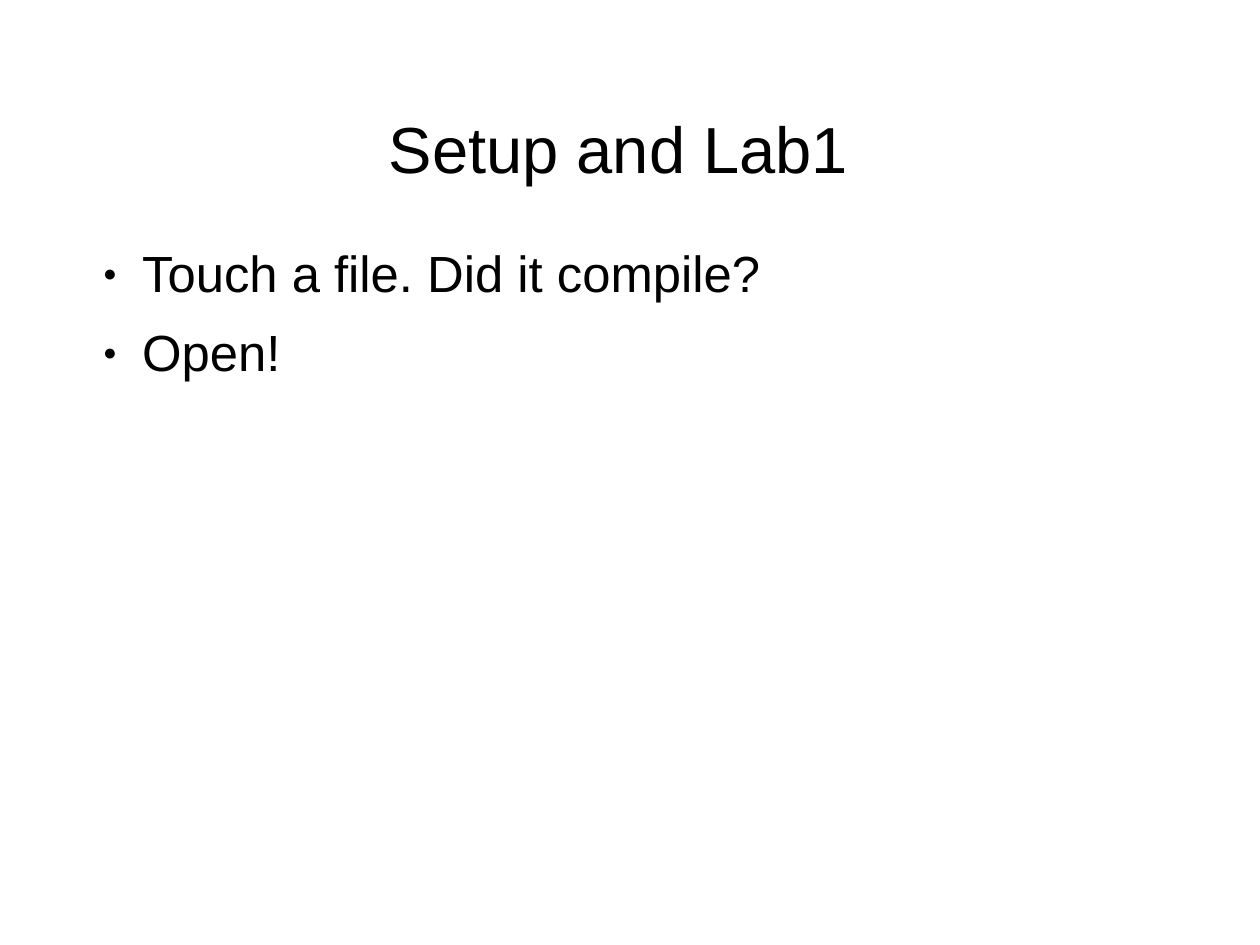
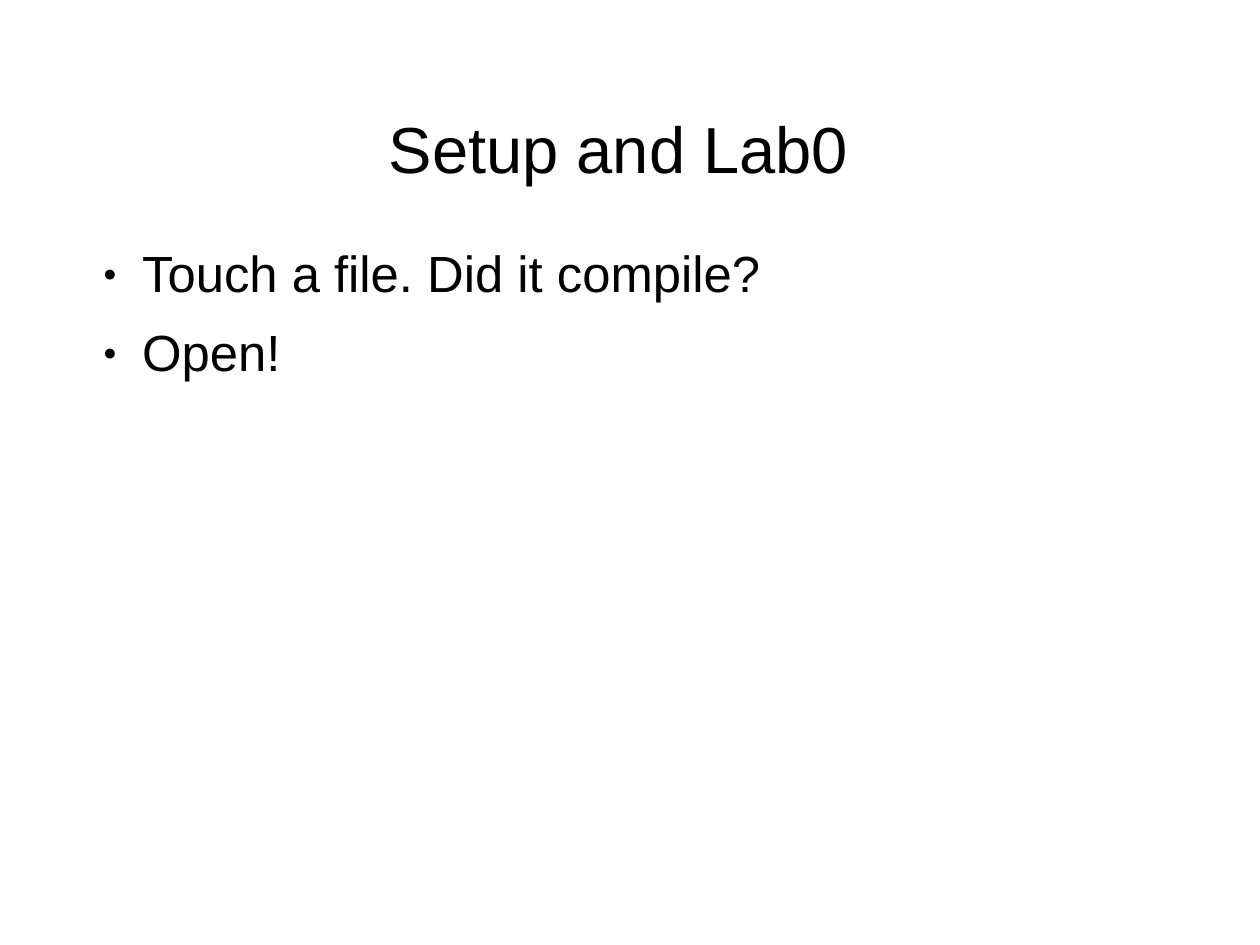
Before and after one commit to shawea/blueGrass, a slide deck: slide 25 of trainTheTrainer/1of2.odp (slide 24 before the commit). Drawn at 1260x945 pixels with LibreOffice and Linux fonts; fonts in the diff are those of the drawing; background and template pictures are left out. Boxes give left, top, right and bottom in pixels: in the first picture for what was removed or moved away, otherwise in the second. Text is boxed around its words. In the diff, an @@ line names an element or a change of style, - is before the commit and + after.

```diff
--- a/trainTheTrainer/1of2.odp
+++ b/trainTheTrainer/1of2.odp
@@ title at box(389, 126, 848, 186): text changed @@
-Setup and Lab1
+Setup and Lab0
```
Also in this commit, not shown: 1 other slide changed, 4 slides added, 4 other files.
